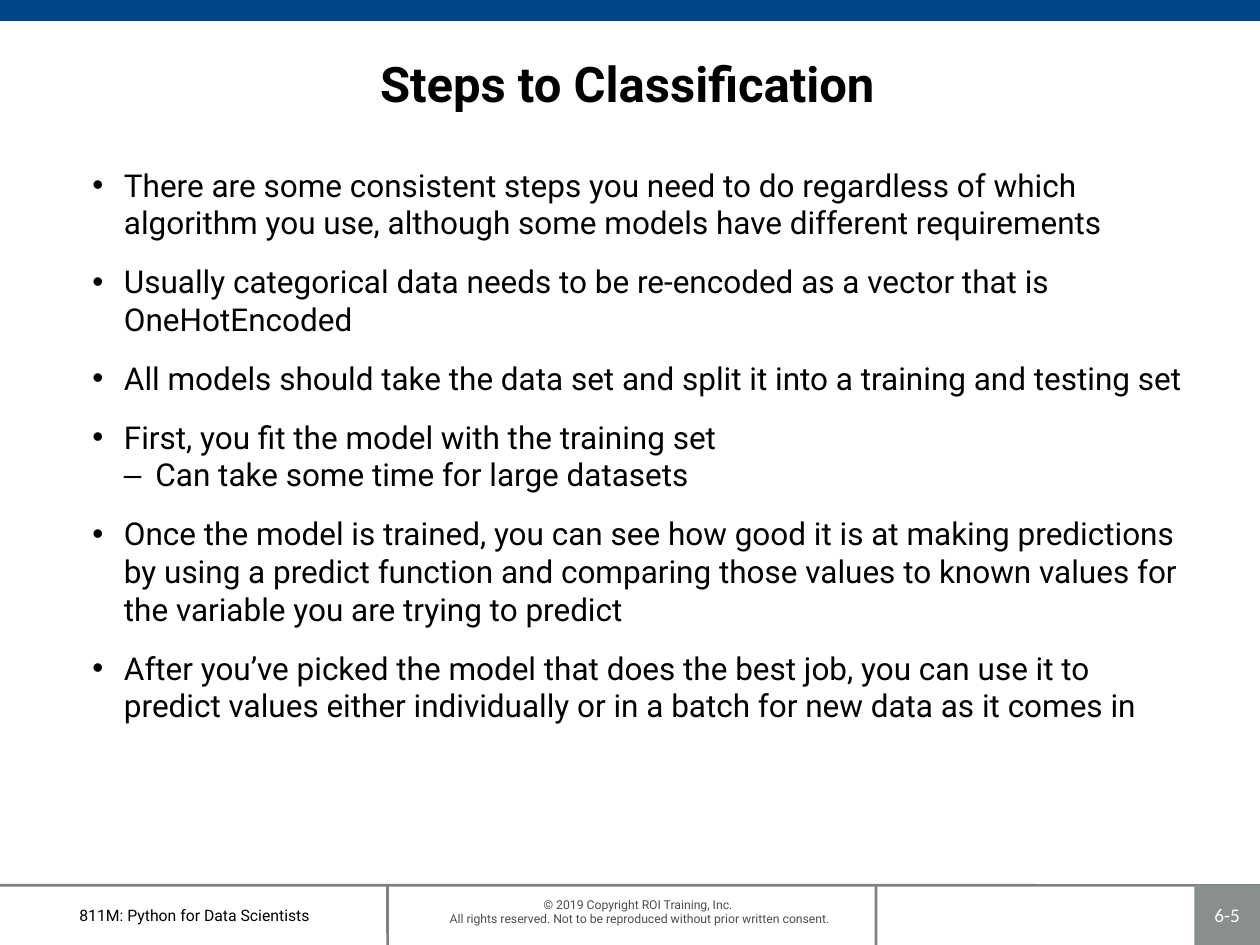
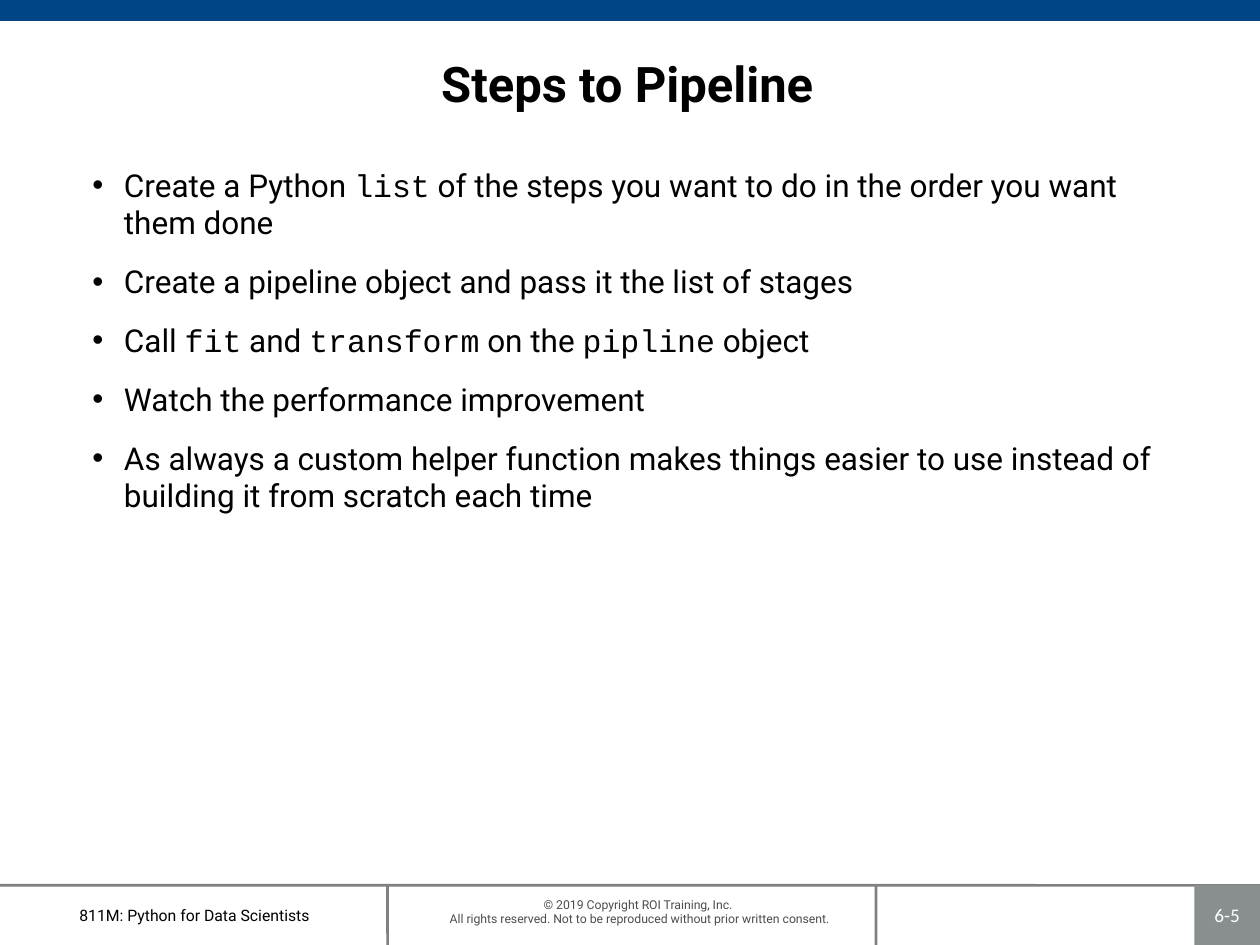
Before and after one commit to roitraining/SparkforDataScientists, a slide deck: slide 5 of Ch07_Pipelines.pptx. Drawn at 1260x945 pixels with LibreOffice and Linux fonts; fonts in the diff are those of the drawing; background and template pictures are left out. Boxes give left, top, right and bottom in pixels: in the first picture for what was removed or moved away, otherwise in the second. Text is boxed around its words. In the diff, an @@ line names an element or a change of style, - is before the commit and + after.

```diff
--- a/Ch07_Pipelines.pptx
+++ b/Ch07_Pipelines.pptx
@@ title at (441,65,813,112): text changed @@
-Steps to Classification
+Steps to Pipeline
@@ text at (124,173,1151,514): text changed @@
-• There are some consistent steps you need to do regardless of which algorithm you use, although some models have different requirements
-• Usually categorical data needs to be re-encoded as a vector that is OneHotEncoded
-• All models should take the data set and split it into a training and testing set
-• First, you fit the model with the training set
-  – Can take some time for large datasets
-• Once the model is trained, you can see how good it is at making predictions by using a predict function and comparing those values to known values for the variable you are trying to predict
-• After you’ve picked the model that does the best job, you can use it to predict values either individually or in a batch for new data as it comes in
+• Create a Python list of the steps you want to do in the order you want them done
+• Create a pipeline object and pass it the list of stages
+• Call fit and transform on the pipline object
+• Watch the performance improvement
+• As always a custom helper function makes things easier to use instead of building it from scratch each time
```
Also in this commit, not shown: 5 other slides changed, 1 slide added, 1 slide removed, 3 other files.
